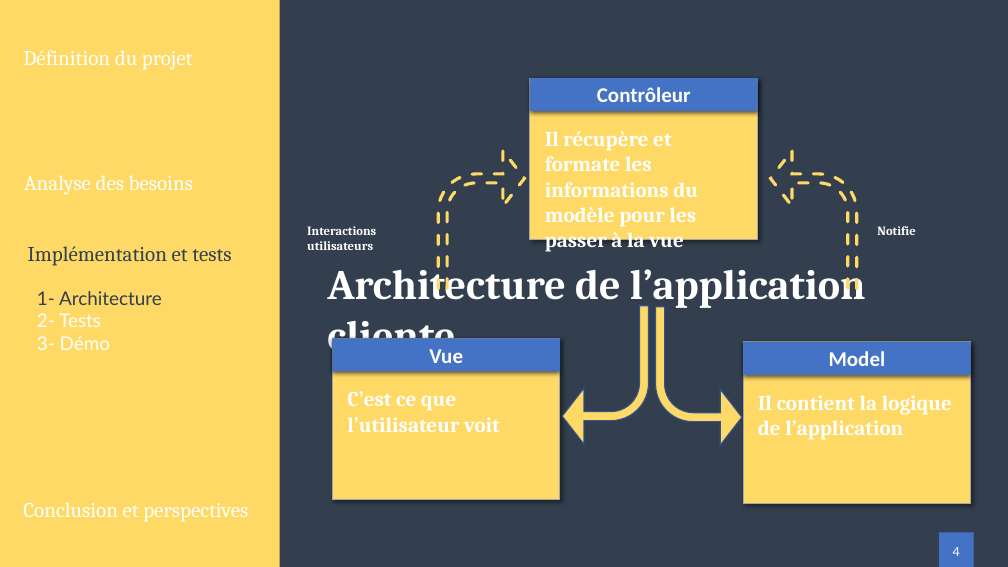
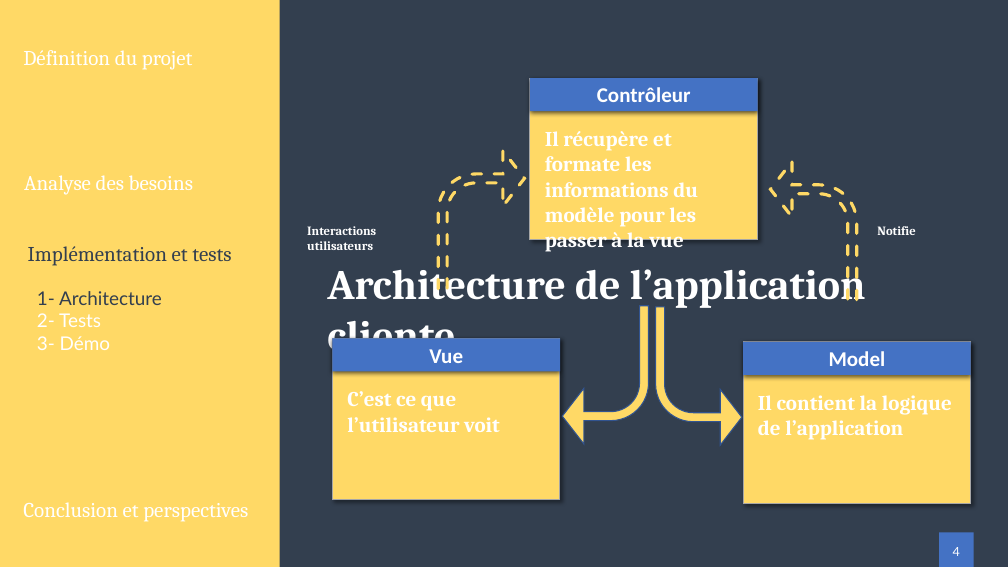
Before and after one commit to Zeuzif/thesis, a slide deck: slide 17 of presentation/Presentation.pptx. Drawn at 1008x567 pixels with LibreOffice and Linux fonts; fonts in the diff are those of the drawing. Boxes give left, top, right and bottom in pixels: in the first picture for what was removed or moved away, otherwise in the second. Text is boxed around its words. In the diff, an @@ line names an element or a change of style, - is before the commit and + after.

```diff
--- a/presentation/Presentation.pptx
+++ b/presentation/Presentation.pptx
@@ bent arrow: place and size @@
-bent arrow at box(771, 150, 857, 289)
+bent arrow at box(771, 162, 857, 300)
```
Also in this commit, not shown: 2 other slides changed, 1 slide added, 2 other files.
